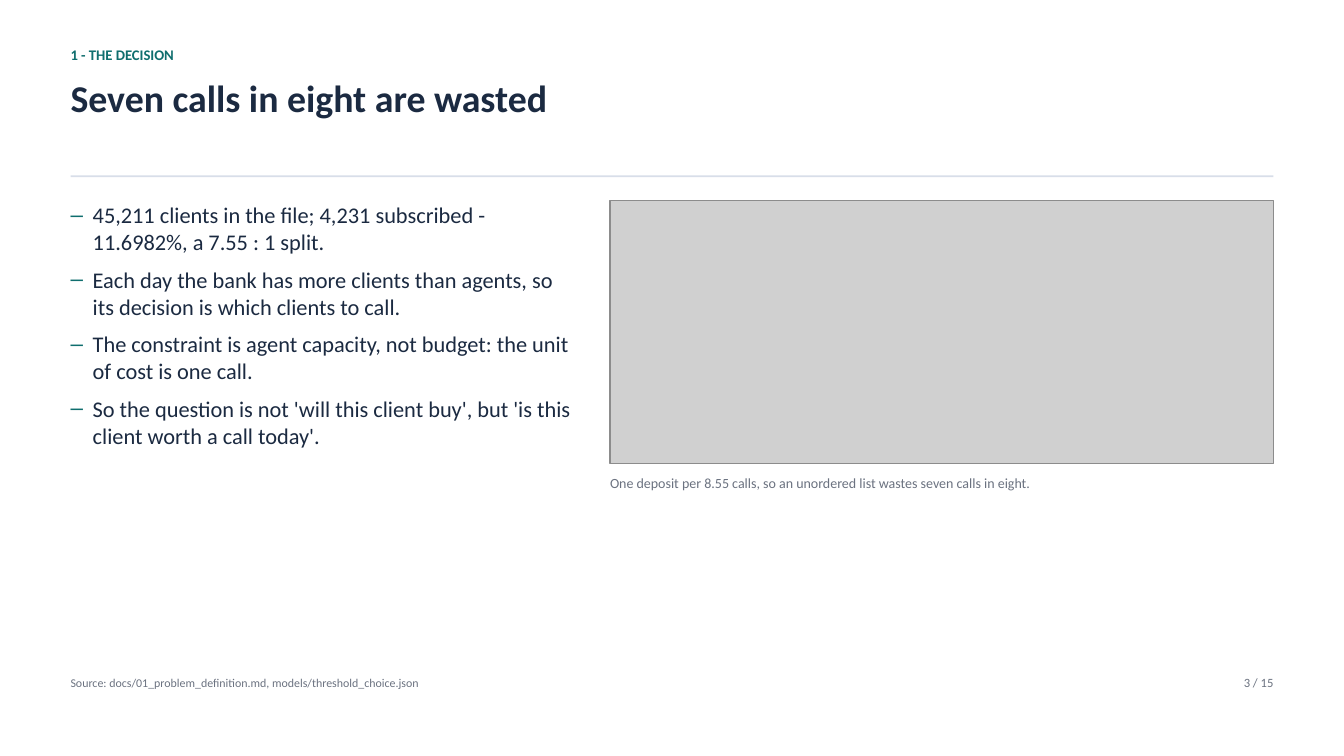
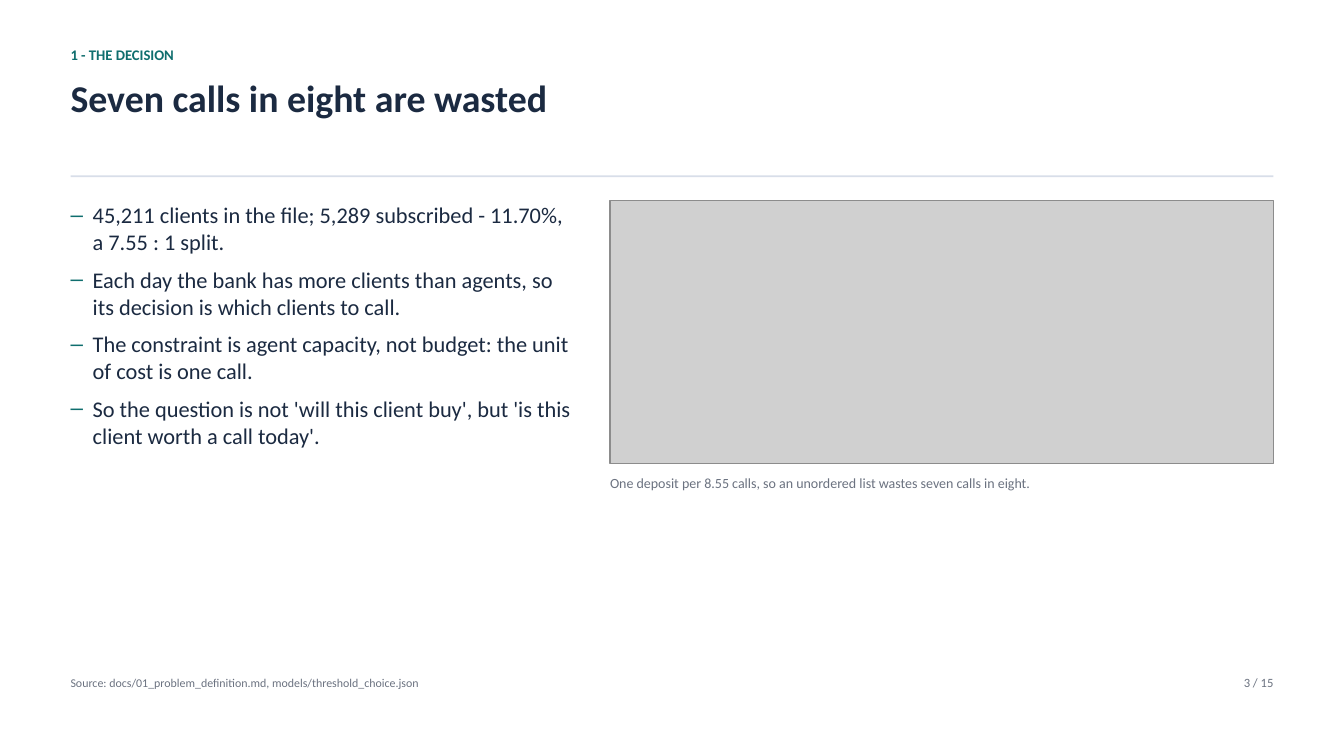
Before and after one commit to mayurkusmade/depositiq-term-deposit-prediction, a slide deck: slide 3 of docs/presentation.pptx. Drawn at 1344x756 pixels with LibreOffice and Linux fonts; fonts in the diff are those of the drawing; grey boxes stand for pictures. Boxes give left, top, right and bottom in pixels: in the first picture for what was removed or moved away, otherwise in the second. Text is boxed around its words. In the diff, an @@ line names an element or a change of style, - is before the commit and + after.

```diff
--- a/docs/presentation.pptx
+++ b/docs/presentation.pptx
@@ text at [93, 207, 562, 254]: text changed @@
-– 45,211 clients in the file; 4,231 subscribed - 11.6982%, a 7.55 : 1 split.
+– 45,211 clients in the file; 5,289 subscribed - 11.70%, a 7.55 : 1 split.
```
Also in this commit, not shown: 1 other slide changed, 9 other files.
